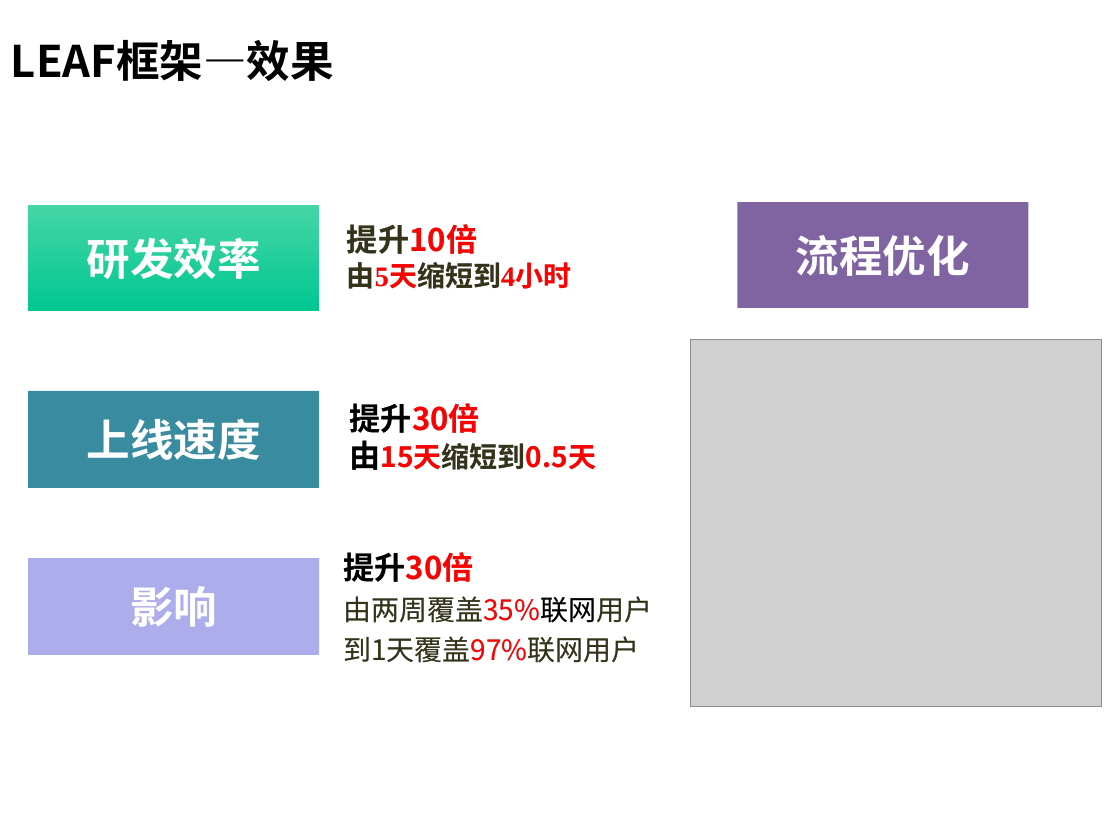
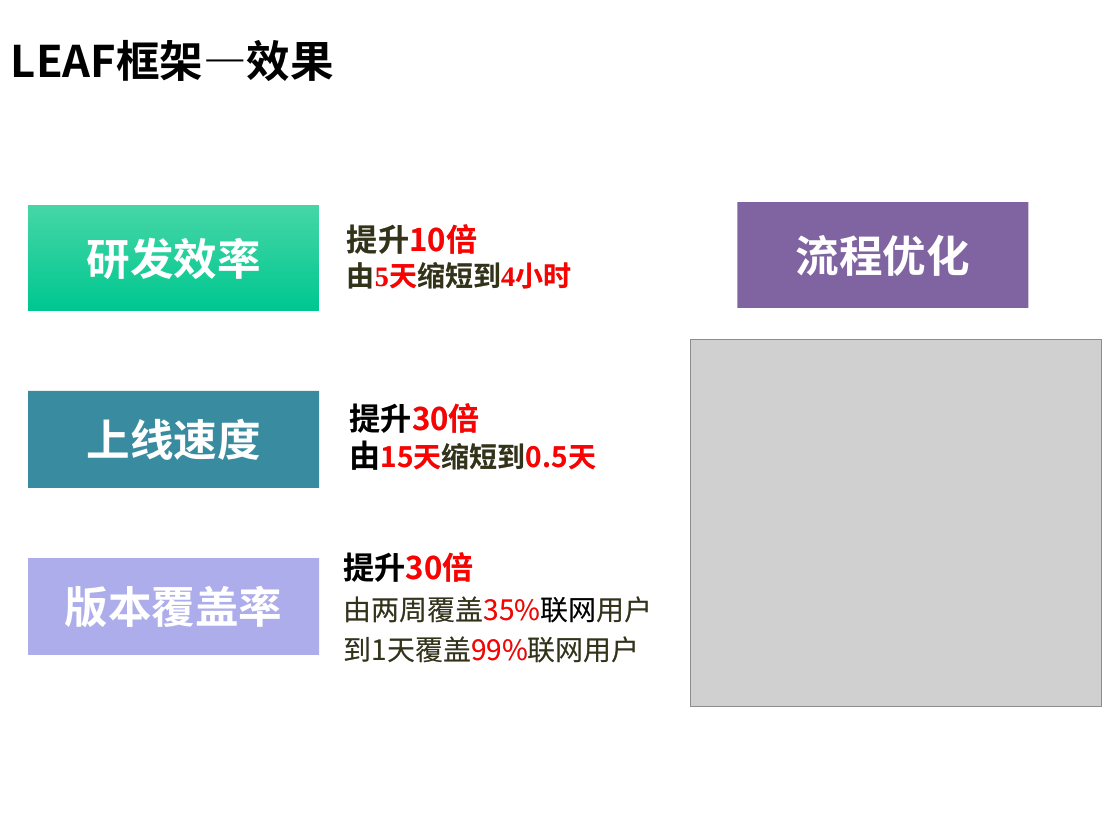
Before and after one commit to hamlingong/data, a slide deck: slide 15 of promote/深圳合肥大连组_hamlingong(龚海龙).ppt. Drawn at 1120x840 pixels with LibreOffice and Linux fonts; fonts in the diff are those of the drawing; grey boxes stand for pictures; background and template pictures are left out. Boxes give left, top, right and bottom in pixels: in the first picture for what was removed or moved away, otherwise in the second. Text is boxed around its words. In the diff, an @@ line names an element or a change of style, - is before the commit and + after.

```diff
--- a/promote/深圳合肥大连组_hamlingong(龚海龙).ppt
+++ b/promote/深圳合肥大连组_hamlingong(龚海龙).ppt
@@ text in rectangle at (65, 586, 283, 627): text changed @@
-影响
+版本覆盖率
@@ text at (344, 636, 640, 663): text changed @@
-到1天覆盖97%联网用户
+到1天覆盖99%联网用户
```
Also in this commit, not shown: 15 other slides changed, 1 other file.
